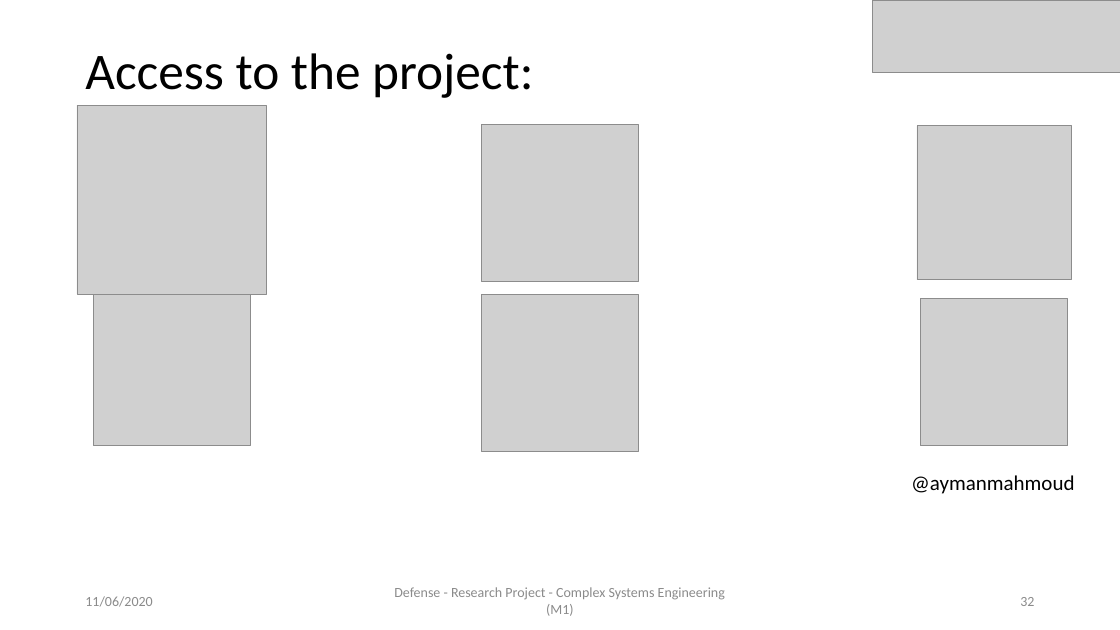
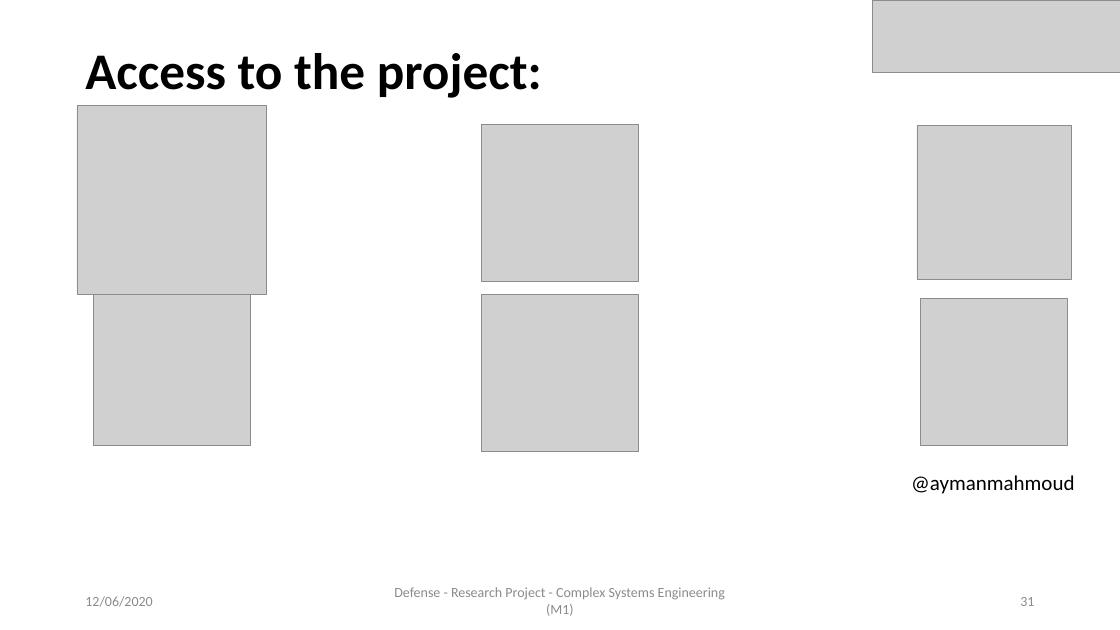
Before and after one commit to AymanABDELHAMID/OD_MTO_DARP, a slide deck: slide 31 of Presentation/presentation_AymanMahmoud.pptx (slide 32 before the commit). Drawn at 1120x630 pixels with LibreOffice and Linux fonts; fonts in the diff are those of the drawing; grey boxes stand for pictures. Boxes give left, top, right and bottom in pixels: in the first picture for what was removed or moved away, otherwise in the second. Text is boxed around its words. In the diff, an @@ line names an element or a change of style, - is before the commit and + after.

```diff
--- a/Presentation/presentation_AymanMahmoud.pptx
+++ b/Presentation/presentation_AymanMahmoud.pptx
@@ title "Access to the project:" at bbox=[85, 53, 542, 98]: bold on @@
@@ text at bbox=[85, 596, 152, 607]: text changed @@
-11/06/2020
+12/06/2020
@@ page number at bbox=[1020, 597, 1034, 606]: text changed @@
-32
+31
```
Also in this commit, not shown: 29 other slides changed, 1 slide removed, 1 other file.
